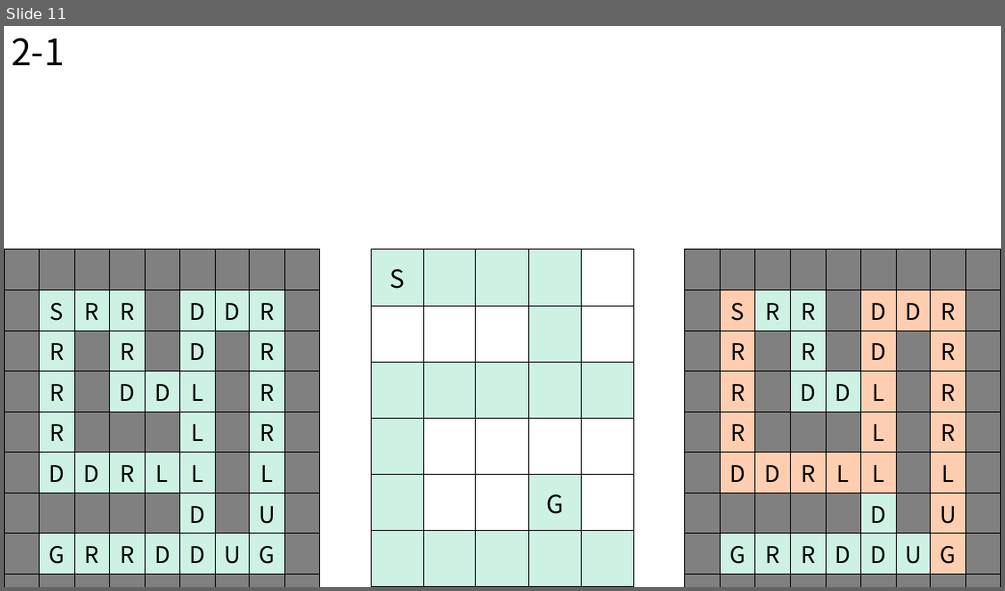
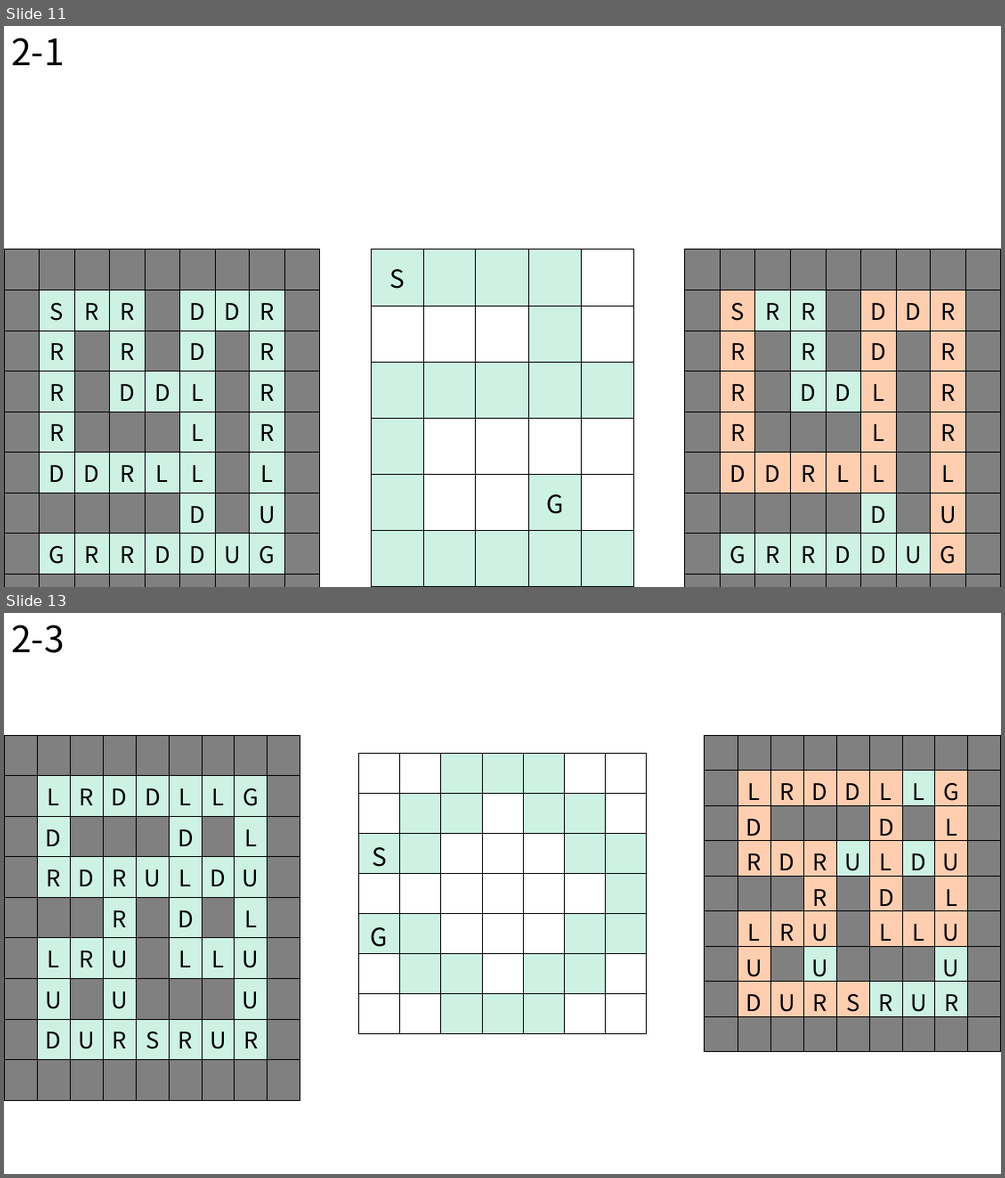
Before and after one commit to BSF0124/Brain-Control, a slide deck: etc/레벨디자인.pptx. Shown one above the other, each under a label of ours: slide 11 before the commit, slides 11 and 13 after it; the slides between them are not shown. The pictures are 1005x591 and 1005x1178 pixels, drawn with LibreOffice and Linux fonts; fonts in the diff are those of the drawing. Boxes give left, top, right and bottom in pixels: in the first picture for what was removed or moved away, otherwise in the second. Text is boxed around its words. In the diff, an @@ line names an element or a change of style, - is before the commit and + after.

```diff
--- a/etc/레벨디자인.pptx
+++ b/etc/레벨디자인.pptx
@@ slide 13 added at [4, 613, 1001, 1174], background #FFFFFF @@
@@ text added at [11, 625, 65, 653], 35 pt, text #000000 @@
+2-3
@@ table added at [4, 735, 299, 1053], 9 rows, 9 columns @@
+ |  |  |  |  |  |  |  | 
+ | L | R | D | D | L | L | G | 
+ | D |  |  |  | D |  | L | 
+ | R | D | R | U | L | D | U | 
+ |  |  | R |  | D |  | L | 
+ | L | R | U |  | L | L | U | 
+ | U |  | U |  |  |  | U | 
+ | D | U | R | S | R | U | R | 
+ |  |  |  |  |  |  |  | 
@@ table added at [704, 735, 1000, 1051], 9 rows, 9 columns @@
+ |  |  |  |  |  |  |  | 
+ | L | R | D | D | L | L | G | 
+ | D |  |  |  | D |  | L | 
+ | R | D | R | U | L | D | U | 
+ |  |  | R |  | D |  | L | 
+ | L | R | U |  | L | L | U | 
+ | U |  | U |  |  |  | U | 
+ | D | U | R | S | R | U | R | 
+ |  |  |  |  |  |  |  | 
@@ table added at [358, 754, 647, 1034], 7 rows, 7 columns @@
+ |  |  |  |  |  | 
+ |  |  |  |  |  | 
+S |  |  |  |  |  | 
+ |  |  |  |  |  | 
+G |  |  |  |  |  | 
+ |  |  |  |  |  | 
+ |  |  |  |  |  | 
```
Also in this commit, not shown: 2 slides changed, 1 other slide added, 9 other files.
